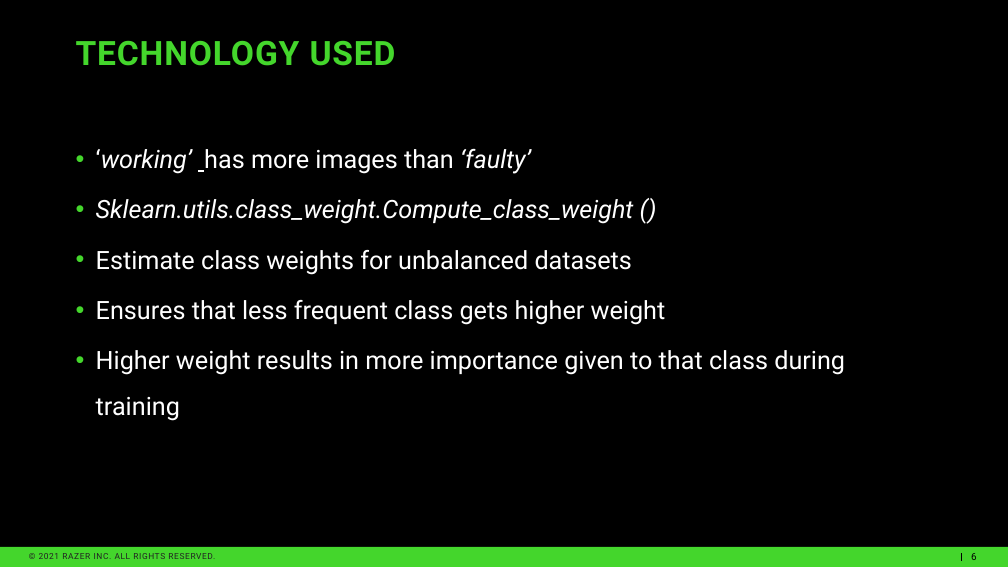
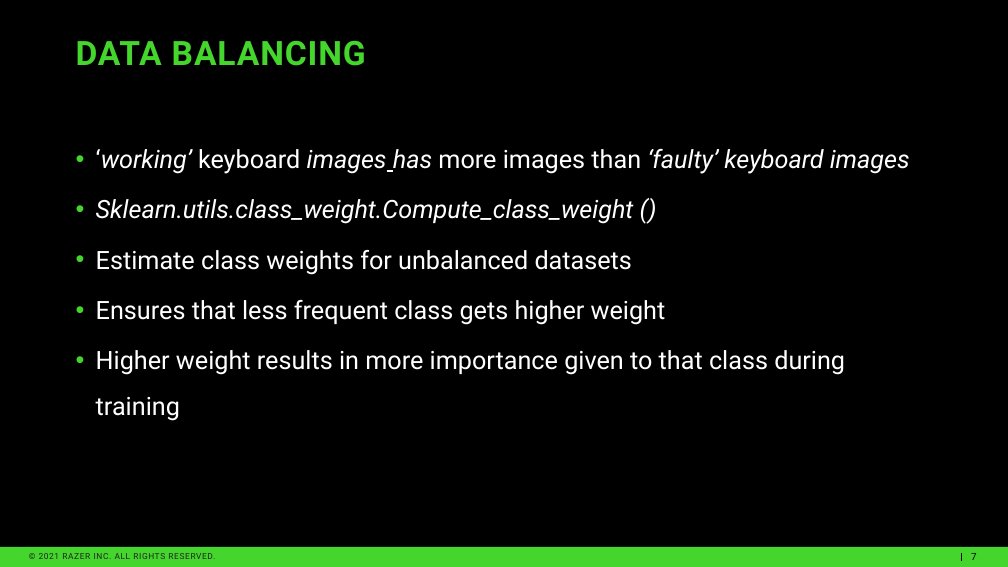
Before and after one commit to rommelsim/Capstone-Revised, a slide deck: slide 7 of Revised Capstone Presentation.pptx (slide 6 before the commit). Drawn at 1008x567 pixels with LibreOffice and Linux fonts; fonts in the diff are those of the drawing; background and template pictures are left out. Boxes give left, top, right and bottom in pixels: in the first picture for what was removed or moved away, otherwise in the second. Text is boxed around its words. In the diff, an @@ line names an element or a change of style, - is before the commit and + after.

```diff
--- a/Revised Capstone Presentation.pptx
+++ b/Revised Capstone Presentation.pptx
@@ title at (76,40,366,66): text changed @@
-TECHNOLOGY USED
+DATA BALANCING
@@ text at (96,149,910,174): text changed; italic on @@
-• ‘working’ has more images than ‘faulty’
+• ‘working’ keyboard images has more images than ‘faulty’ keyboard images
@@ page number at (971,553,977,560): text changed @@
-6
+7
```
Also in this commit, not shown: 12 other slides changed, 4 slides added, 9 other files.
